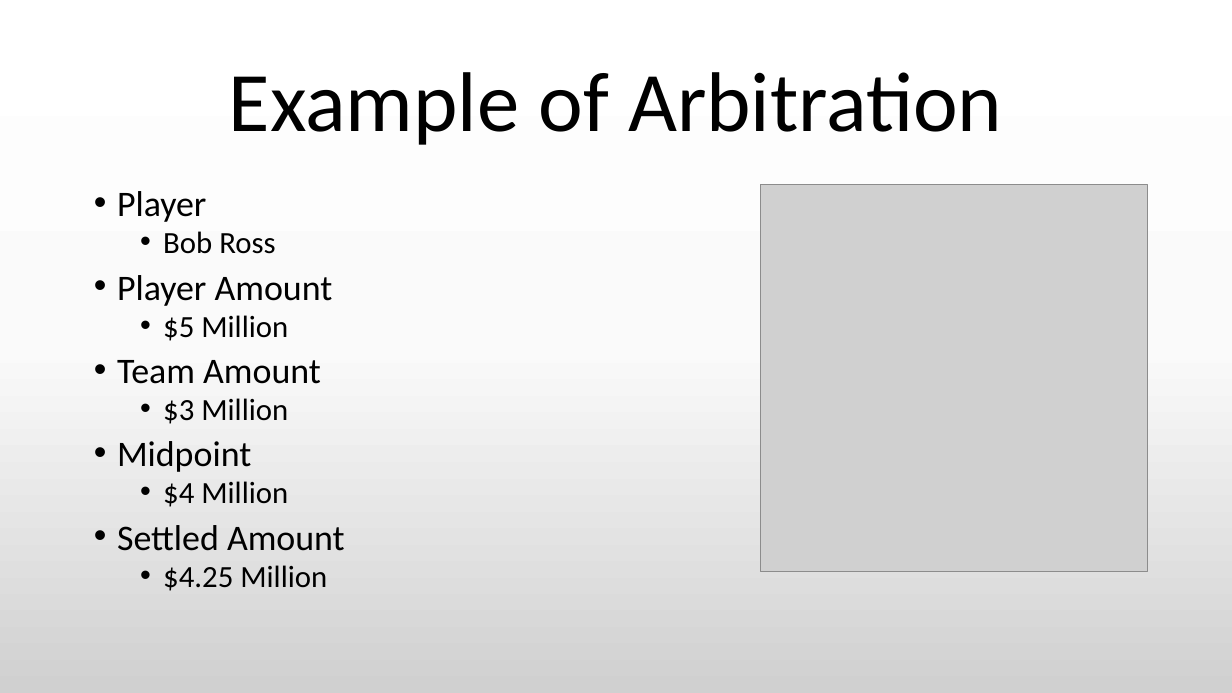
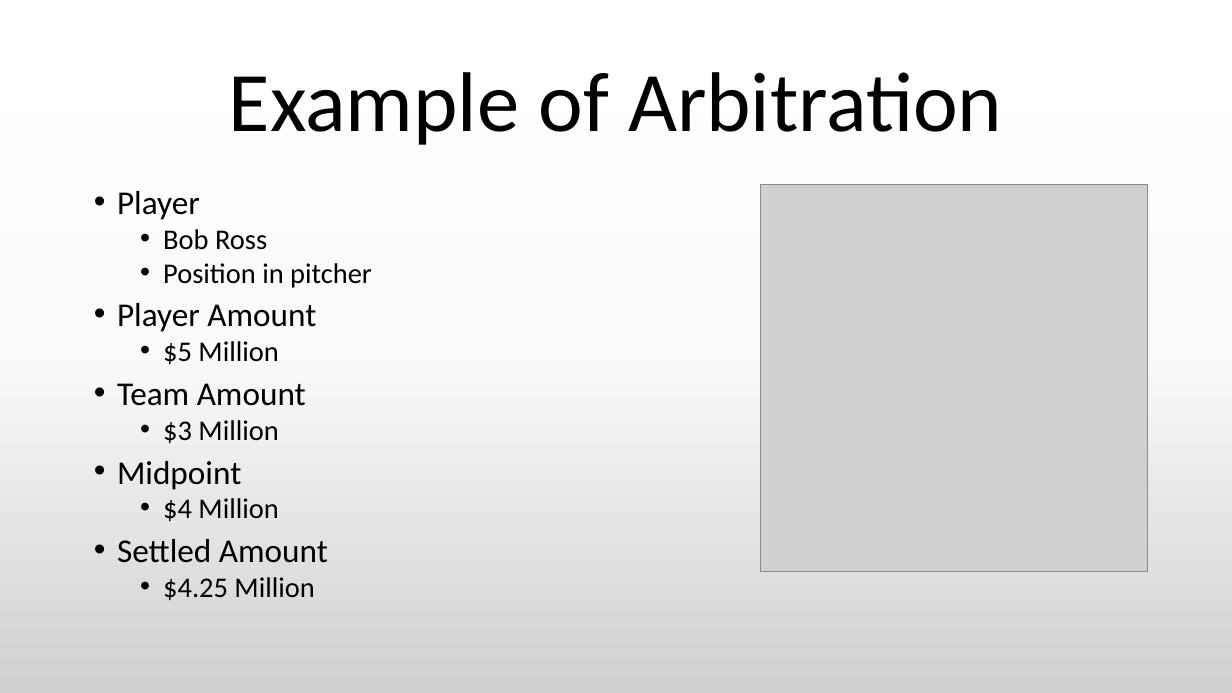
Before and after one commit to Riles567/Capstone, a slide deck: slide 4 of CapstonePresentation.pptx (slide 5 before the commit). Drawn at 1232x693 pixels with LibreOffice and Linux fonts; fonts in the diff are those of the drawing; grey boxes stand for pictures. Boxes give left, top, right and bottom in pixels: in the first picture for what was removed or moved away, otherwise in the second. Text is boxed around its words. In the diff, an @@ line names an element or a change of style, - is before the commit and + after.

```diff
--- a/CapstonePresentation.pptx
+++ b/CapstonePresentation.pptx
@@ text at (x1=117, y1=191, x2=328, y2=600): size 28 to 25.9 pt in "Player", "Player Amount", "Team Amount", "Midpoint" and 1 more places; size 24 to 22.2 pt in "Bob Ross", "$5 Million", "$3 Million", "$4 Million" and 1 more places @@
@@ text at (x1=163, y1=263, x2=372, y2=288): paragraph added @@
+  • Position in pitcher
```
Also in this commit, not shown: 9 other slides changed, 9 slides added, 7 slides removed.
